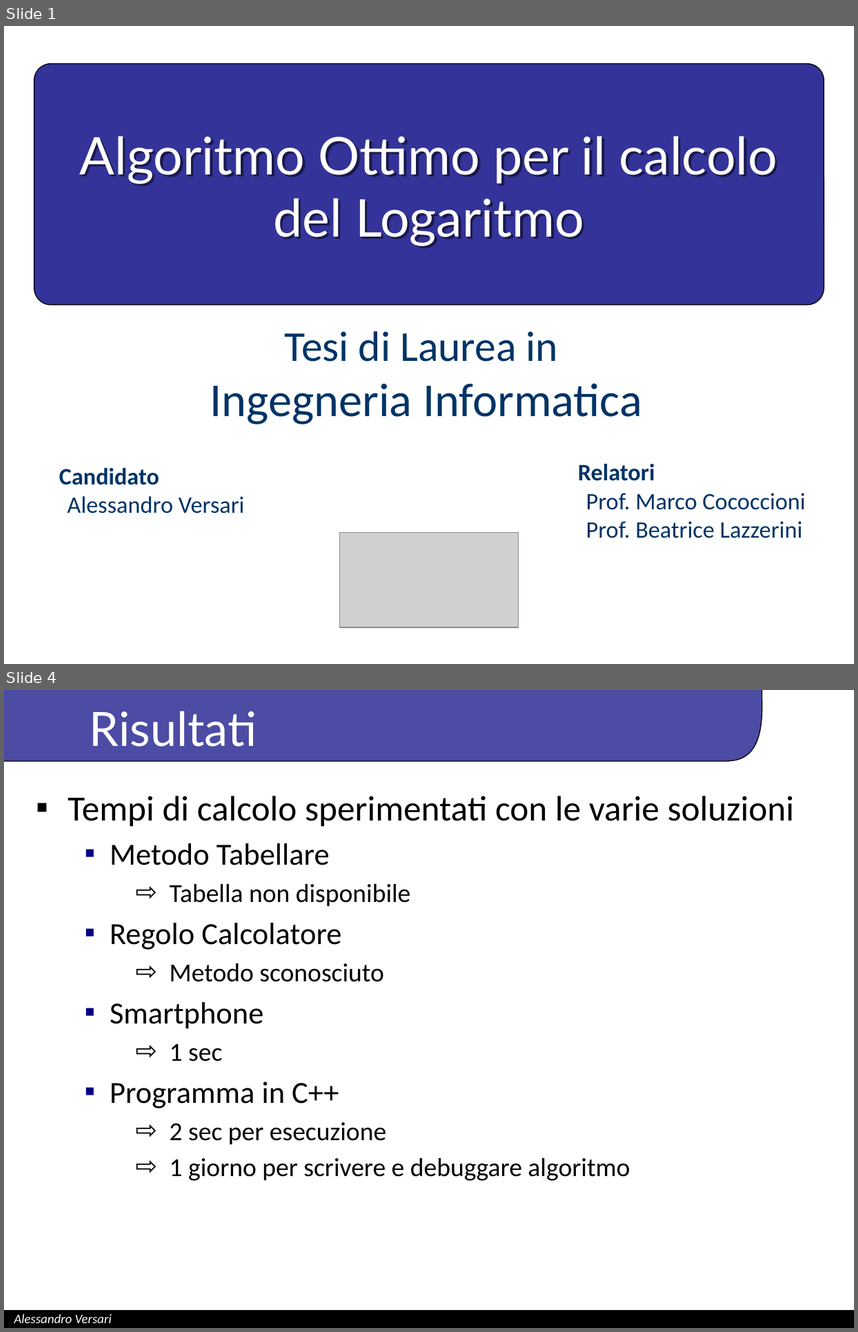
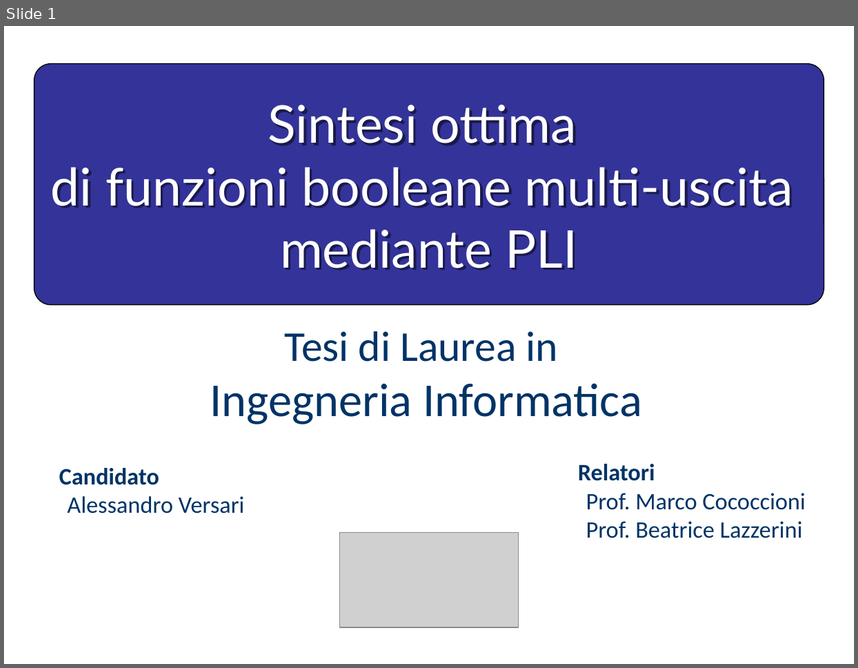
Before and after one commit to just-hms/Optimal-synthesis-of-multi-output-boolean-functions-using-ILP, a slide deck: PresentazioneTesiVersari.pptx. Shown one above the other, each under a label of ours: slides 1 and 4 before the commit, slide 1 after it; the slides between them are not shown. The pictures are 858x1332 and 858x668 pixels, drawn with LibreOffice and Linux fonts; fonts in the diff are those of the drawing; grey boxes stand for pictures; background and template pictures are left out. Boxes give left, top, right and bottom in pixels: in the first picture for what was removed or moved away, otherwise in the second. Text is boxed around its words. In the diff, an @@ line names an element or a change of style, - is before the commit and + after.

```diff
--- a/PresentazioneTesiVersari.pptx
+++ b/PresentazioneTesiVersari.pptx
@@ slide 4 removed at (x1=4, y1=690, x2=854, y2=1328), background #FFFFFF @@
@@ freeform shape removed at (x1=4, y1=690, x2=771, y2=761) @@
@@ rectangle removed at (x1=764, y1=690, x2=853, y2=778) @@
@@ title removed at (x1=90, y1=711, x2=257, y2=747) @@
-Risultati
@@ text removed at (x1=771, y1=753, x2=842, y2=779) @@
-PerLab
@@ text removed at (x1=67, y1=796, x2=795, y2=1181) @@
-▪ Tempi di calcolo sperimentati con le varie soluzioni
-  ▪ Metodo Tabellare
-    ⇨ Tabella non disponibile
-  ▪ Regolo Calcolatore
-    ⇨ Metodo sconosciuto
-  ▪ Smartphone
-    ⇨ 1 sec
-  ▪ Programma in C++
-    ⇨ 2 sec per esecuzione
-    ⇨ 1 giorno per scrivere e debuggare algoritmo
@@ rectangle removed at (x1=4, y1=1310, x2=854, y2=1328) @@
@@ text removed at (x1=14, y1=1314, x2=112, y2=1323) @@
-Alessandro Versari
@@ slide 1 changed as well @@
@@ title at (x1=51, y1=105, x2=793, y2=270): text changed @@
-Algoritmo Ottimo per il calcolo del Logaritmo
+Sintesi ottima
+di funzioni booleane multi-uscita
+mediante PLI
```
Also in this commit, not shown: 3 slides added, 2 other slides removed, 7 other files.
